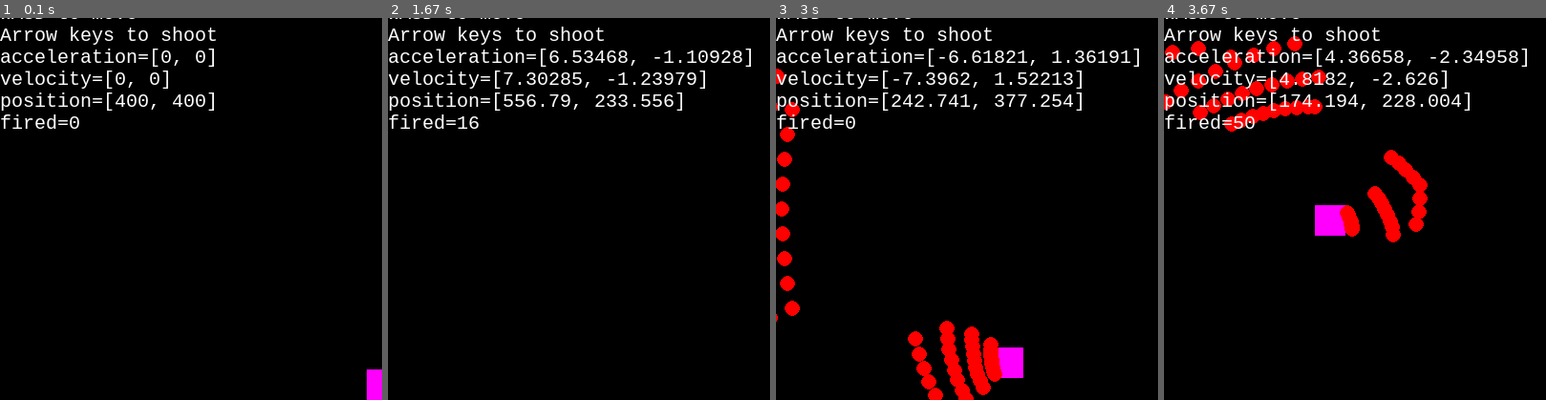
Above: before the commit, frames 1-4 (left to right).
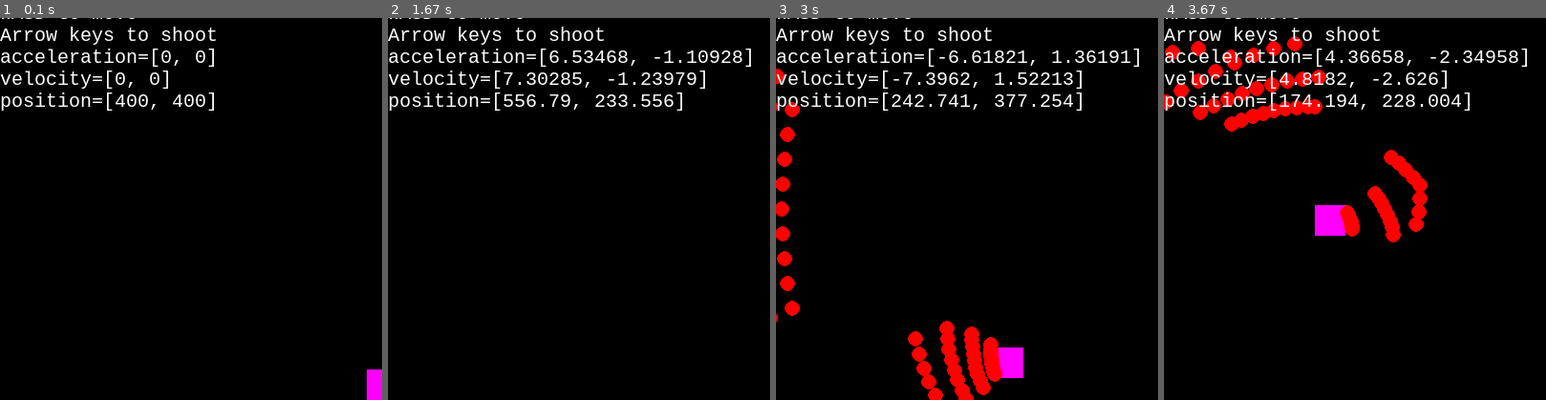
Above: after the commit, the same moments.

Repository: hitbox/scratch
Game: pygame game, started from pygame/movefire.py
Two runs of this game, one before a commit and one after it. Both use one fixed random seed, a clock stepped at 60 frames per second and the inputs below.
Inputs:
- Up to frame 1 (0.1 s): no input
- Up to frame 2 (1.67 s): hold Right 0.33-0.8 s; hold Up 0.83-1.13 s; hold W 0.83-1.13 s; hold Right 1.17-1.63 s; hold D 1.17-1.63 s
- Up to frame 3 (3 s): hold Left 1.67-2.2 s; hold A 1.67-2.2 s; hold Down 2.23-2.53 s; hold S 2.23-2.53 s; hold Left 2.57-2.97 s; hold A 2.57-2.97 s
- Up to frame 4 (3.67 s): hold Up 3-3.37 s; hold W 3-3.37 s; hold Right from 3.4 s (still down); hold D from 3.4 s (still down)
The pictures show only the part of the screen within x 0-50%, y 2-52%; the shares and areas given below are measured in that part.

The runs differ from the first frame. In frame 1, 0.3% of the frame differs, in the area x 0-21%, y 25-29%; in frame 2, 0.3%; in frame 3, 0.3%; in frame 4, 0.3%, in the area x 0-24%, y 25-29%.

Commit message:
pygame/movefire.py
- refactoring and simplifying

Diff:
--- a/pygame/movefire.py
+++ b/pygame/movefire.py
@@ -66,18 +66,44 @@
         self.rect.center = self.position
 
 
-def shot_velocity(fire_keys):
-    fire_up, fire_right, fire_down, fire_left = fire_keys
-    center_velocity = pygame.Vector2()
-    if fire_up:
-        center_velocity.y = -FIRE_VELOCITY
-    if fire_right:
-        center_velocity.x = +FIRE_VELOCITY
-    if fire_down:
-        center_velocity.y = +FIRE_VELOCITY
-    if fire_left:
-        center_velocity.x = -FIRE_VELOCITY
-    return center_velocity
+class Autofire:
+
+    def __init__(self, delay):
+        self.delay = delay
+        self.time = 0
+
+    def __bool__(self):
+        return self.time == 0
+
+    def fire(self):
+        self.time = self.delay
+
+    def update(self, elapsed):
+        if self.time > 0:
+            if self.time - elapsed < 0:
+                self.time = 0
+            else:
+                self.time -= elapsed
+
+
+class Shotgun:
+
+    def __init__(self, spread, step, image, fire_velocity):
+        self.spread = spread
+        self.step = step
+        self.image = image
+        self.fire_velocity = fire_velocity
+
+    def shoot(self, group, center_velocity, impart_velocity, origin, live_time):
+        for angle in shot_angles(center_velocity, self.spread, self.step):
+            bullet = Entity(self.image, origin, live_time, group)
+            update_scale_angle(bullet.velocity, angle, self.fire_velocity)
+            bullet.velocity += impart_velocity
+
+
+def keyed_vector(keys, magnitude):
+    up, right, down, left = map(bool, keys)
+    return (-magnitude * left + magnitude * right, -magnitude * up + magnitude * down)
 
 def shot_angles(center_velocity, spread, step):
     center_angle = math.atan2(center_velocity.y, center_velocity.x)
@@ -114,27 +140,9 @@
         obj.velocity.clamp_magnitude_ip(PLAYER_MAX_ACCELERATION)
     obj.position += obj.velocity
 
-def apply_movekeys(vector, movekeys, acceleration):
-    move_up, move_right, move_down, move_left = movekeys
-    if move_up:
-        vector.y -= acceleration
-    if move_right:
-        vector.x += acceleration
-    if move_down:
-        vector.y += acceleration
-    if move_left:
-        vector.x -= acceleration
-
-def timer_update(time, elapsed):
-    new = time - elapsed
-    if new < 0:
-        return 0
-    else:
-        return new
-
-def cossin(value):
-    yield math.cos(value)
-    yield math.sin(value)
+def cossin(angle):
+    yield math.cos(angle)
+    yield math.sin(angle)
 
 def scale_by_angle(angle, magnitude):
     for value in cossin(angle):
@@ -154,16 +162,17 @@
 
 entities = pygame.sprite.Group()
 
+bullet_image = pygame.Surface((16,)*2, pygame.SRCALPHA)
+pygame.draw.circle(bullet_image, 'red', (8,)*2, 8)
+
 player_image = pygame.Surface((32,)*2)
 player_image.fill('magenta')
+
 player = Entity(player_image, window.center, math.inf, entities)
 player.acceleration_friction = 0.05
 player.velocity_friction = 0.90
-
-bullet_image = pygame.Surface((16,)*2, pygame.SRCALPHA)
-pygame.draw.circle(bullet_image, 'red', (8,)*2, 8)
-
-fired = 0
+player.autofire = Autofire(FIRE_COOLDOWN)
+player.gun = Shotgun(SHOTSPREAD_ANGLE, SHOTSPREAD_STEP, bullet_image, FIRE_VELOCITY)
 
 running = True
 while running:
@@ -176,24 +185,19 @@
                 pygame.event.post(pygame.event.Event(pygame.QUIT))
     keys = pygame.key.get_pressed()
     movekeys = get_movekeys(keys)
-    apply_movekeys(player.acceleration, movekeys, PLAYER_ACCELERATION)
+    player.acceleration += keyed_vector(movekeys, PLAYER_ACCELERATION)
     zero_vector(player.acceleration, STOP)
-    fired = timer_update(fired, elapsed)
-    if not fired:
+    player.autofire.update(elapsed)
+    if player.autofire:
         fire_keys = get_firekeys(keys)
         if any(fire_keys):
-            fired = FIRE_COOLDOWN
-            center_velocity = shot_velocity(fire_keys)
-            center_velocity += player.velocity * SHOT_THROW_FACTOR
-            for angle in shot_angles(center_velocity, SHOTSPREAD_ANGLE, SHOTSPREAD_STEP):
-                bullet = Entity(
-                    bullet_image,
-                    player.rect.center,
-                    BULLET_LIVE_TIME,
-                    entities,
-                )
-                update_scale_angle(bullet.velocity, angle, FIRE_VELOCITY)
-                bullet.velocity += player.velocity
+            player.autofire.fire()
+            center_velocity = keyed_vector(fire_keys, FIRE_VELOCITY) + player.velocity * SHOT_THROW_FACTOR
+            # TODO
+            # - too many args
+            # - probably not responsible for group management
+            # - impart shot-throw outside, here
+            player.gun.shoot(entities, center_velocity, player.velocity, player.rect.center, BULLET_LIVE_TIME)
     entities.update(elapsed)
     screen.fill('black')
     entities.draw(screen)
@@ -202,7 +206,6 @@
         'Arrow keys to shoot',
     ]
     texts.extend(f'{name}={getattr(player, name)}' for name in DEBUG_PLAYER_ATTRS)
-    texts.append(f'{fired=}')
     images = [font.render(text, True, 'white') for text in texts]
     rects = [image.get_rect() for image in images]
     for r1, r2 in it.pairwise(rects):
